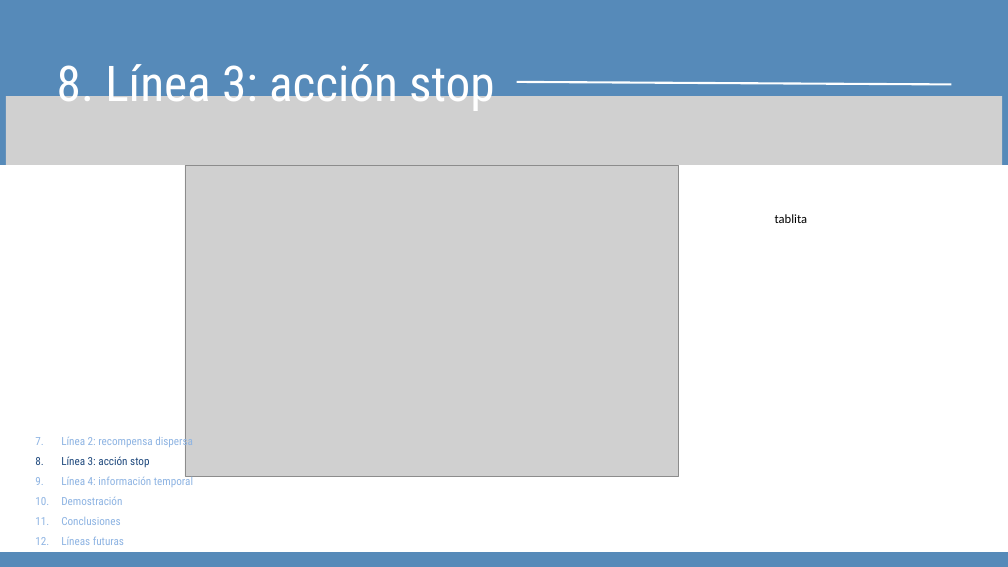
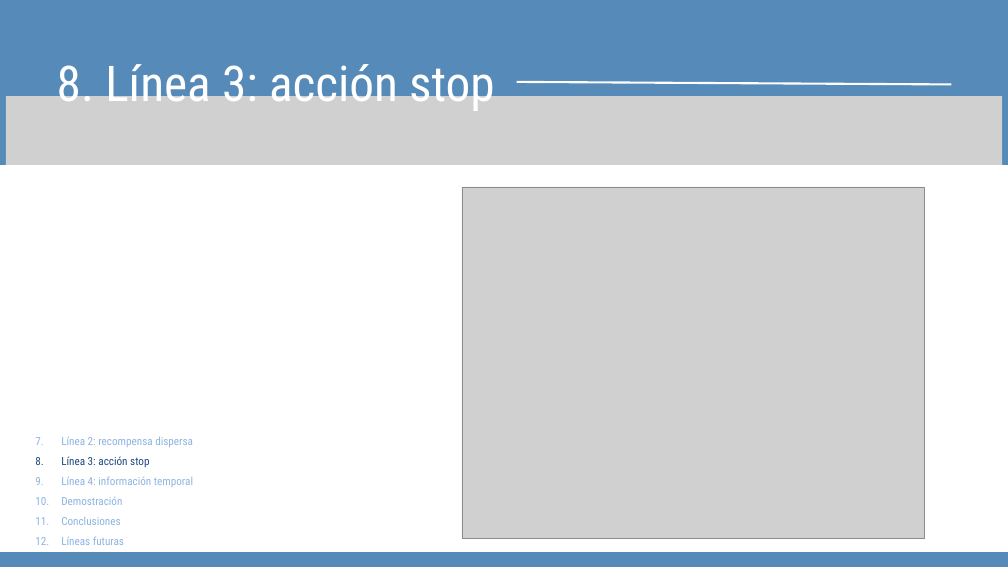
Before and after one commit to davidsolero/TFG-Coppelia-Reinforcement-Learning, a slide deck: slide 13 of redaccion/defensa/Presentación Trabajo Final Tesis Profesional Moderna Sencilla Azul .pptx (slide 12 before the commit). Drawn at 1008x567 pixels with LibreOffice and Linux fonts; fonts in the diff are those of the drawing; grey boxes stand for pictures. Boxes give left, top, right and bottom in pixels: in the first picture for what was removed or moved away, otherwise in the second. Text is boxed around its words. In the diff, an @@ line names an element or a change of style, - is before the commit and + after.

```diff
--- a/redaccion/defensa/Presentación Trabajo Final Tesis Profesional Moderna Sencilla Azul .pptx
+++ b/redaccion/defensa/Presentación Trabajo Final Tesis Profesional Moderna Sencilla Azul .pptx
@@ picture removed at [185, 165, 678, 476] @@
@@ picture added at [462, 187, 924, 538] @@
@@ text removed at [775, 214, 808, 223] @@
-tablita
```
Also in this commit, not shown: 7 other slides changed, 2 slides added.
